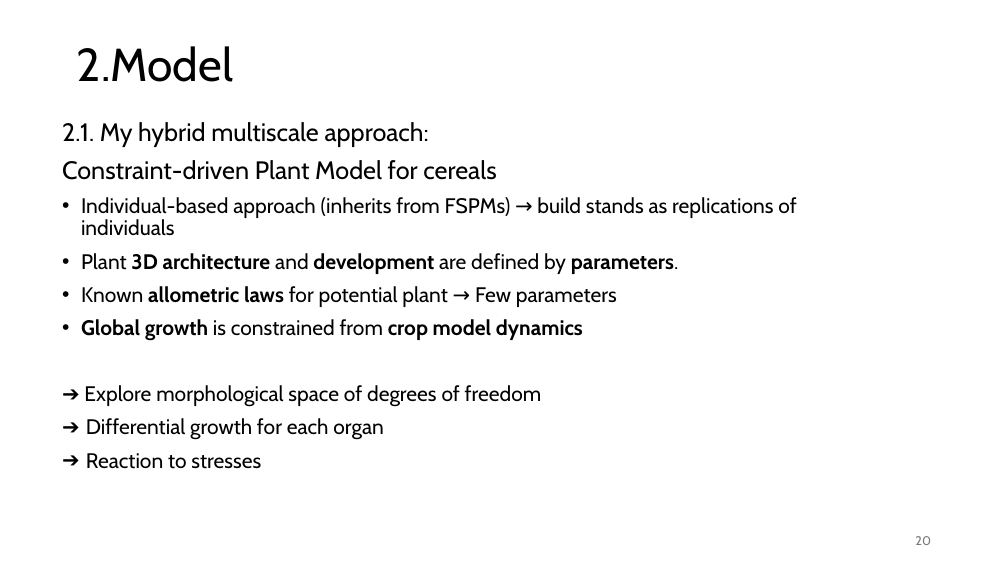
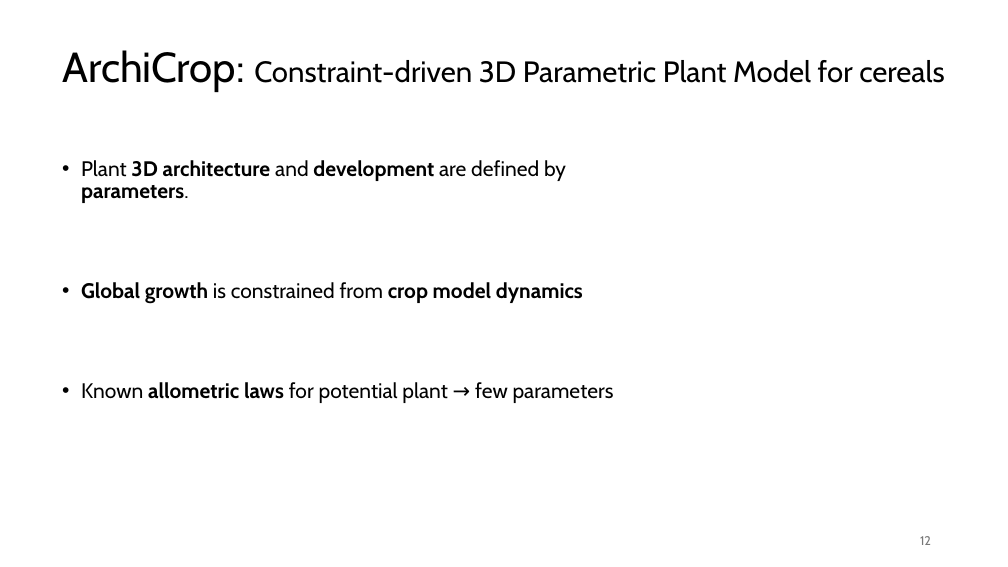
Before and after one commit to orianebro/PhD_Oriane, a slide deck: slide 12 of resources/ppt_reu_PhenoMEn_19_11_2024.pptx (slide 20 before the commit). Drawn at 1008x567 pixels with LibreOffice and Linux fonts; fonts in the diff are those of the drawing. Boxes give left, top, right and bottom in pixels: in the first picture for what was removed or moved away, otherwise in the second. Text is boxed around its words. In the diff, an @@ line names an element or a change of style, - is before the commit and + after.

```diff
--- a/resources/ppt_reu_PhenoMEn_19_11_2024.pptx
+++ b/resources/ppt_reu_PhenoMEn_19_11_2024.pptx
@@ text at <box>62,50,944,92</box>: text changed; size 44 to 28 pt @@
-2.Model
+ArchiCrop: Constraint-driven 3D Parametric Plant Model for cereals
@@ text at <box>62,122,796,236</box>: paragraphs removed @@
-2.1. My hybrid multiscale approach:
-Constraint-driven Plant Model for cereals
-• Individual-based approach (inherits from FSPMs) → build stands as replications of individuals
@@ text "Plant 3D architecture and development ...": place and size @@
-text "Plant 3D architecture and development ..." at <box>62,122,796,469</box>
+text "Plant 3D architecture and development ..." at <box>81,160,614,403</box>
@@ text at <box>81,286,617,307</box>: paragraph removed @@
-• Known allometric laws for potential plant → Few parameters
@@ text at <box>81,382,614,403</box>: text changed @@
-➔ Explore morphological space of degrees of freedom
-➔ Differential growth for each organ
-➔ Reaction to stresses
+• Known allometric laws for potential plant → few parameters
@@ page number at <box>920,536,931,545</box>: text changed @@
-20
+12
```
Also in this commit, not shown: 19 other slides changed, 1 slide added, 12 slides removed, 8 other files.
